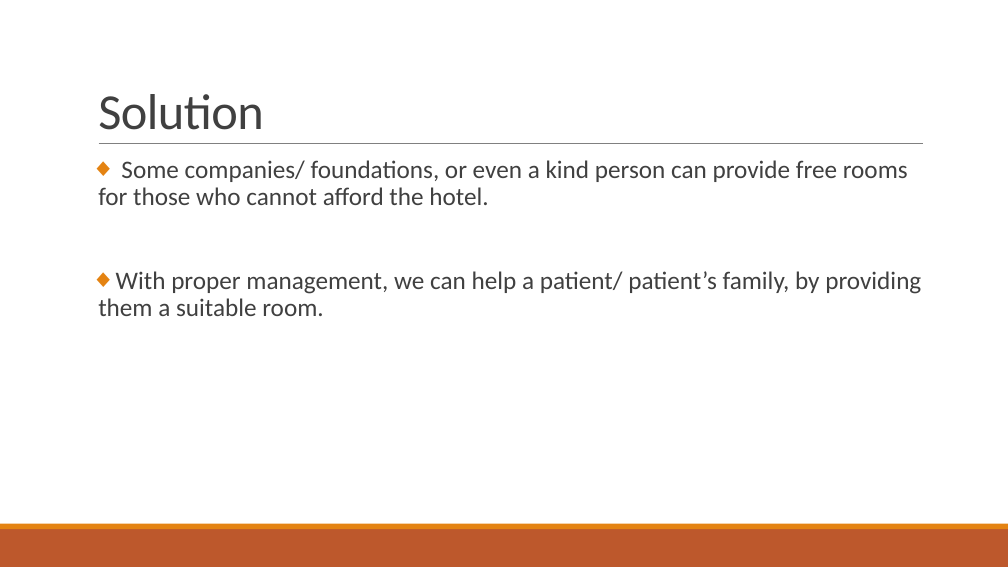
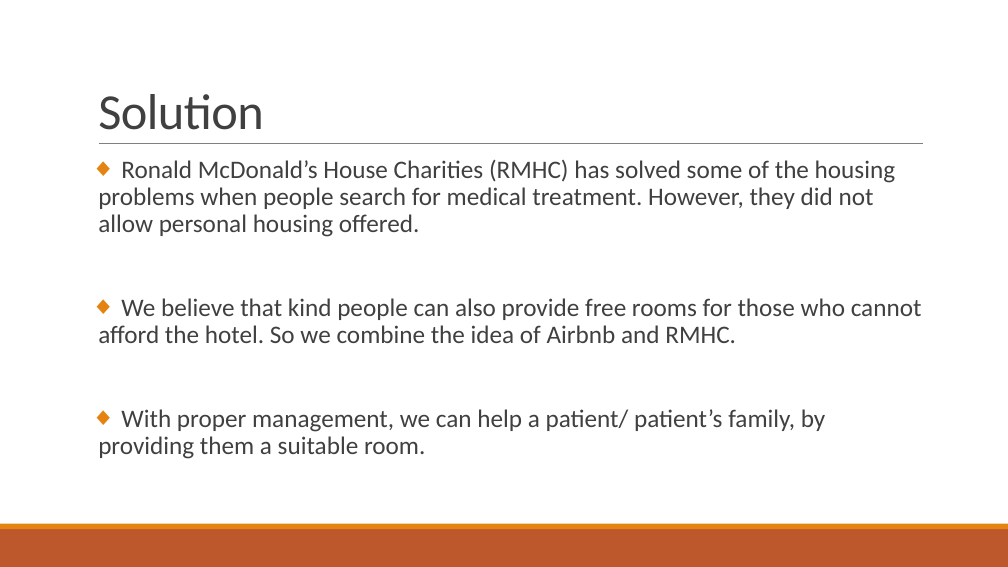
Before and after one commit to louis33217/Project, a slide deck: slide 4 of Final project/INFO 5100 Final Project.pptx. Drawn at 1008x567 pixels with LibreOffice and Linux fonts; fonts in the diff are those of the drawing. Boxes give left, top, right and bottom in pixels: in the first picture for what was removed or moved away, otherwise in the second. Text is boxed around its words. In the diff, an @@ line names an element or a change of style, - is before the commit and + after.

Commit message:
w/ slides

```diff
--- a/Final project/INFO 5100 Final Project.pptx
+++ b/Final project/INFO 5100 Final Project.pptx
@@ text at [98,160,922,343]: text changed @@
-◆ Some companies/ foundations, or even a kind person can provide free rooms for those who cannot afford the hotel.
+◆ Ronald McDonald’s House Charities (RMHC) has solved some of the housing problems when people search for medical treatment. However, they did not allow personal housing offered.
+◆ We believe that kind people can also provide free rooms for those who cannot afford the hotel. So we combine the idea of Airbnb and RMHC.
```
Also in this commit, not shown: 2 other slides changed, 8 slides added, 4 slides removed.
